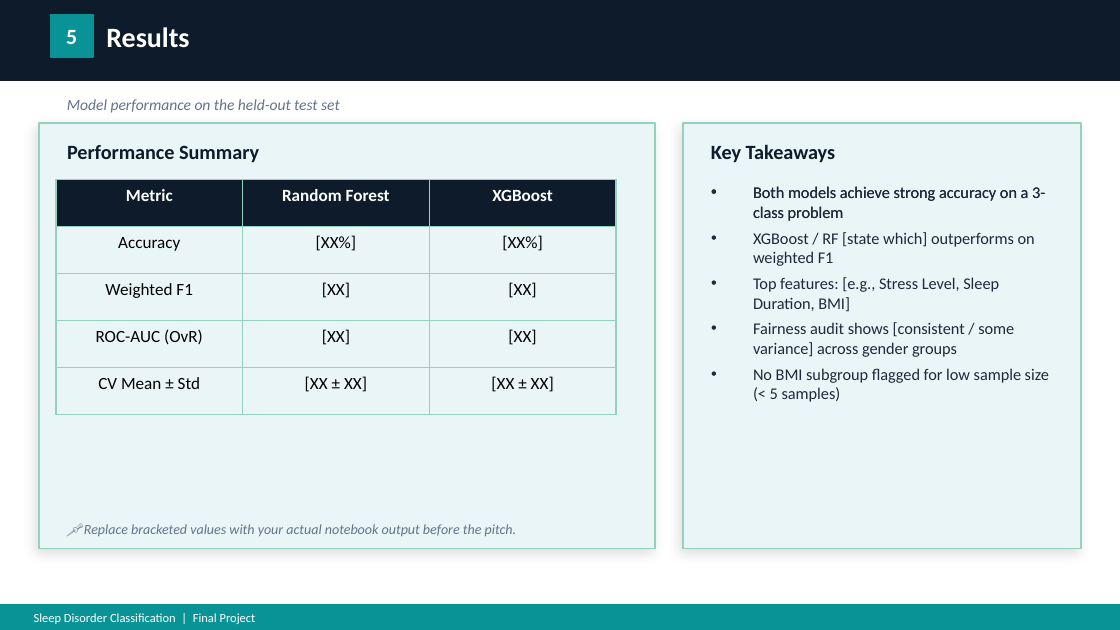
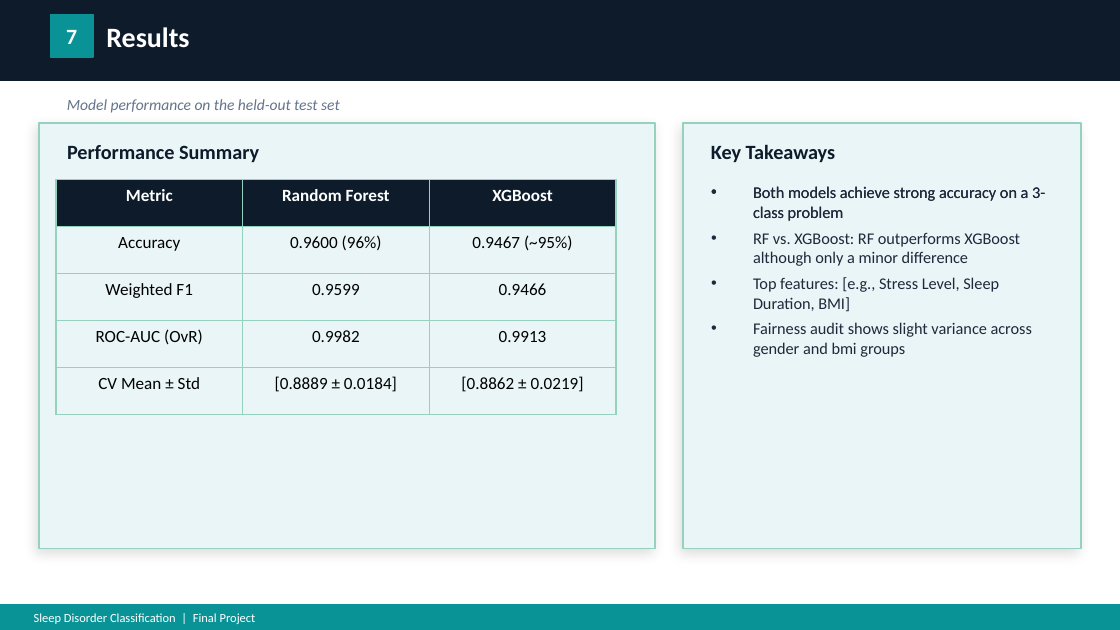
Before and after one commit to jpierre-7/ITAI_1371_ML_Course, a slide deck: slide 8 of final_project/sleep_disorder_presentation.pptx (slide 6 before the commit). Drawn at 1120x630 pixels with LibreOffice and Linux fonts; fonts in the diff are those of the drawing. Boxes give left, top, right and bottom in pixels: in the first picture for what was removed or moved away, otherwise in the second. Text is boxed around its words. In the diff, an @@ line names an element or a change of style, - is before the commit and + after.

```diff
--- a/final_project/sleep_disorder_presentation.pptx
+++ b/final_project/sleep_disorder_presentation.pptx
@@ text at (66, 30, 77, 44): text changed @@
-5
+7
@@ table at (56, 179, 617, 470) @@
-row 2, column 2: [XX%]
+row 2, column 2: 0.9600 (96%)
-row 2, column 3: [XX%]
+row 2, column 3: 0.9467 (~95%)
-row 3, column 2: [XX]
+row 3, column 2: 0.9599
-row 3, column 3: [XX]
+row 3, column 3: 0.9466
-row 4, column 2: [XX]
+row 4, column 2: 0.9982
-row 4, column 3: [XX]
+row 4, column 3: 0.9913
-row 5, column 2: [XX ± XX]
+row 5, column 2: [0.8889 ± 0.0184]
-row 5, column 3: [XX ± XX]
+row 5, column 3: [0.8862 ± 0.0219]
@@ text at (753, 233, 1020, 266): text changed @@
-• XGBoost / RF [state which] outperforms on weighted F1
+• RF vs. XGBoost: RF outperforms XGBoost although only a minor difference
@@ text at (753, 322, 1032, 357): text changed @@
-• Fairness audit shows [consistent / some variance] across gender groups
-• No BMI subgroup flagged for low sample size (< 5 samples)
+• Fairness audit shows slight variance across gender and bmi groups
@@ text removed at (84, 524, 517, 536) @@
-📌 Replace bracketed values with your actual notebook output before the pitch.
```
Also in this commit, not shown: 7 other slides changed, 4 slides added.
